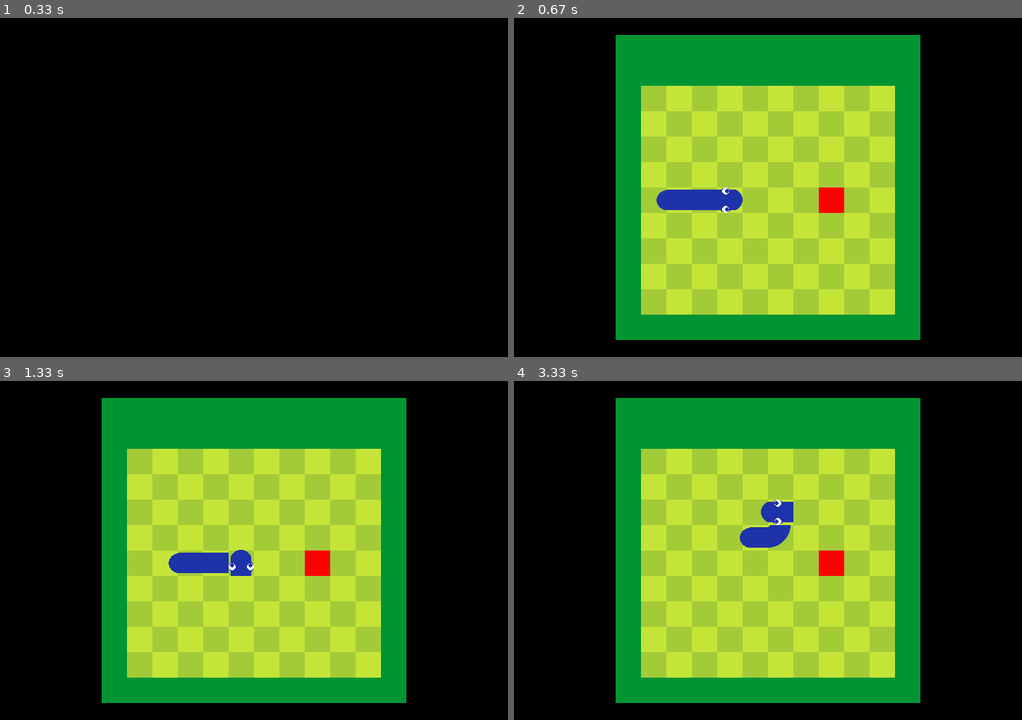
Above: before the commit, frames 1-4 (two rows, left to right).
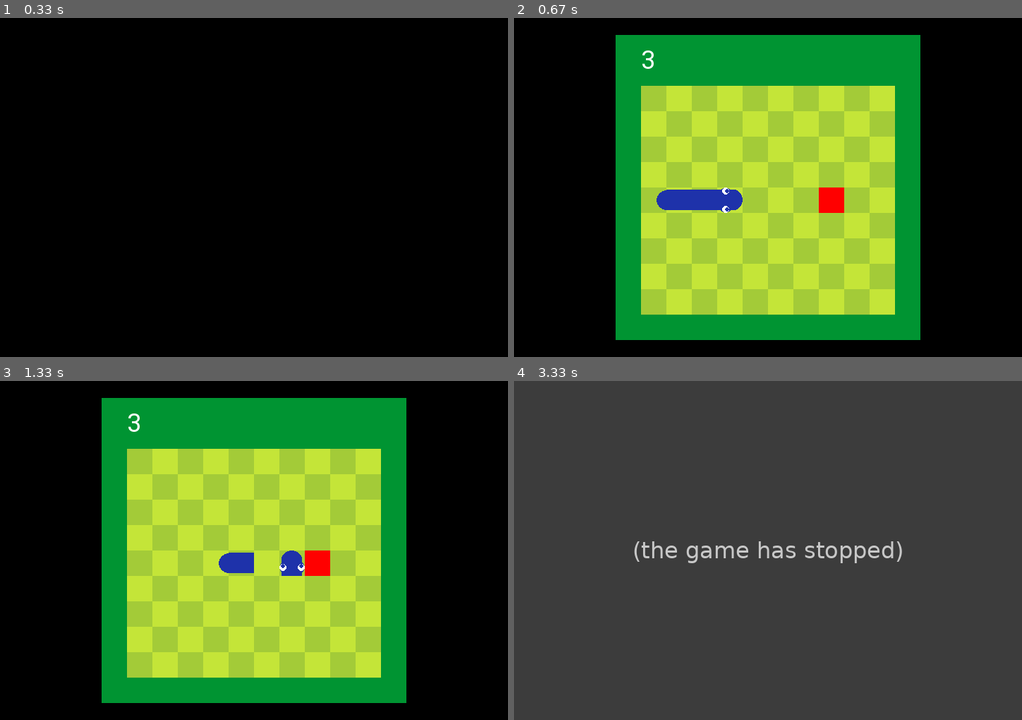
Above: after the commit, the same moments.

Repository: the24/pygame-snake
Game: pygame game, started from main.py
Same seed, same stepped clock (60 frames per second), same inputs: the game is played once before the commit and once after it.
Inputs:
- Up to frame 1 (0.33 s): no input
- Up to frame 2 (0.67 s): tap Space at 0.33 s
- Up to frame 3 (1.33 s): hold Right 0.67-1.13 s; hold Up from 1.17 s (still down)
- Up to frame 4 (3.33 s): release Up at 1.47 s; hold Right 1.5-1.97 s; hold Up 2-2.53 s; hold Left 2.9-3.3 s

Frame 1 is identical in both runs. In frame 2, less than 0.1% of the frame differs, in the area x 25-28%, y 9-15%; in frame 3, 1.1%; in frame 4, 100%, in the area x 0-100%, y 0-100%.
Error after the commit: TypeError: gui.Map.get_pos() argument after * must be an iterable, not int (game.py line 108); the game stopped at 3.05 s (later frames are placeholders)

Commit message:
Ajout d'un système de label

Diff:
--- a/game.py
+++ b/game.py
@@ -21,7 +21,7 @@
         self.map = map
 
         self.dir = [0, 0]
-        self.speed = 1
+        self.speed = 5
 
         x, y = map.get_case(x, y)
         self.tail: List[Tuple[int, int]] = []
--- a/gui.py
+++ b/gui.py
@@ -10,6 +10,9 @@
     str, Tuple[int, int, int], List[int], int, Tuple[int, int, int, int]
 ]
 
+# The font used in the Label.
+# Must be initialized before being used (`init_font`).
+_GameFont: pygame.font.Font = None
 
 class Color():
     BLUE = (41, 128, 185)
@@ -50,6 +53,22 @@
             obj.rect.y += delta_y
 
 
+class Label:
+
+    def __init__(self, text: str, color: _ColorValue, rect: pygame.Rect) -> None:
+        self.text = text
+        self.color = color
+        self.rect = rect
+
+    def set_text(self, text: str):
+        self.text = text
+
+    def draw(self, screen: pygame.Surface):
+        text = _GameFont.render(self.text, True, self.color)
+        x = self.rect.x
+        y = self.rect.centery - text.get_size()[1]/2
+        screen.blit(text, (x, y))
+
 @dataclass
 class Tile:
     """
@@ -70,15 +89,22 @@
 
     def __init__(self, x: int = 0, y: int = 0) -> None:
         border_size = 36
+
         self.map = Map(10, 9, x + border_size, y + border_size * 2)
+        label_rect = pygame.Rect(x + border_size, y, x + border_size + 50, y + border_size * 2)
+        self.label = Label("0", (255, 255, 255), label_rect)
+
         super().__init__(self.map.width + (2 * border_size), self.map.height + (3 * border_size), x, y)
 
         self.append_child(self.map)
-
-    def draw(self, screen: pygame.Surface):
+        self._objects.append(self.label)
+
+    def draw(self, screen: pygame.Surface, score: int):
         color = Color.DARK_GREEN
 
         pygame.draw.rect(screen, color, pygame.Rect(self.x, self.y, self.width, self.height))
+        self.label.set_text(str(score))
+        self.label.draw(screen)
         self.map.draw(screen)
 
 
@@ -160,6 +186,10 @@
             obj.draw(screen)
 
 
+def init_font(font: str, size: int):
+    global _GameFont
+    _GameFont = pygame.font.SysFont(font, size)
+
 def get_head_surface(size: int, main_color: _ColorValue, angle: int) -> pygame.Surface:
     draw_surface = pygame.Surface((size, size)).convert_alpha()
     draw_surface.fill((0, 0, 0, 0))
--- a/main.py
+++ b/main.py
@@ -1,6 +1,7 @@
 import pygame
 from pygame.locals import *
 
+import gui
 from game import Apple, Snake
 from gui import Board
 
@@ -14,9 +15,11 @@
 class Game:
 
     def __init__(self) -> None:
+        gui.init_font("Roboto", 36)
+
         self.board = Board()
+        self.board.center(screen)
         self.started = False
-        self.board.center(screen)
 
         self.snake = Snake(self.board.map)
         self.apple = Apple(self.board.map)
@@ -32,7 +35,7 @@
 
     def update(self):
         if self.started:
-            self.board.draw(screen)
+            self.board.draw(screen, self.snake.tail_lenght)
 
         if self.snake.rect.collidepoint(self.apple.rect.center):
             self.snake.eat()
